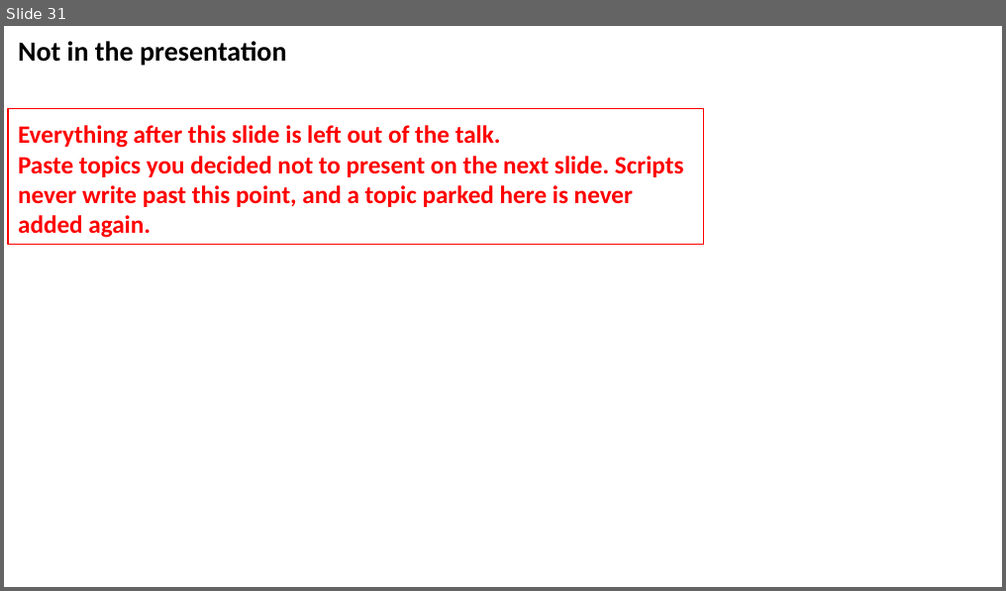
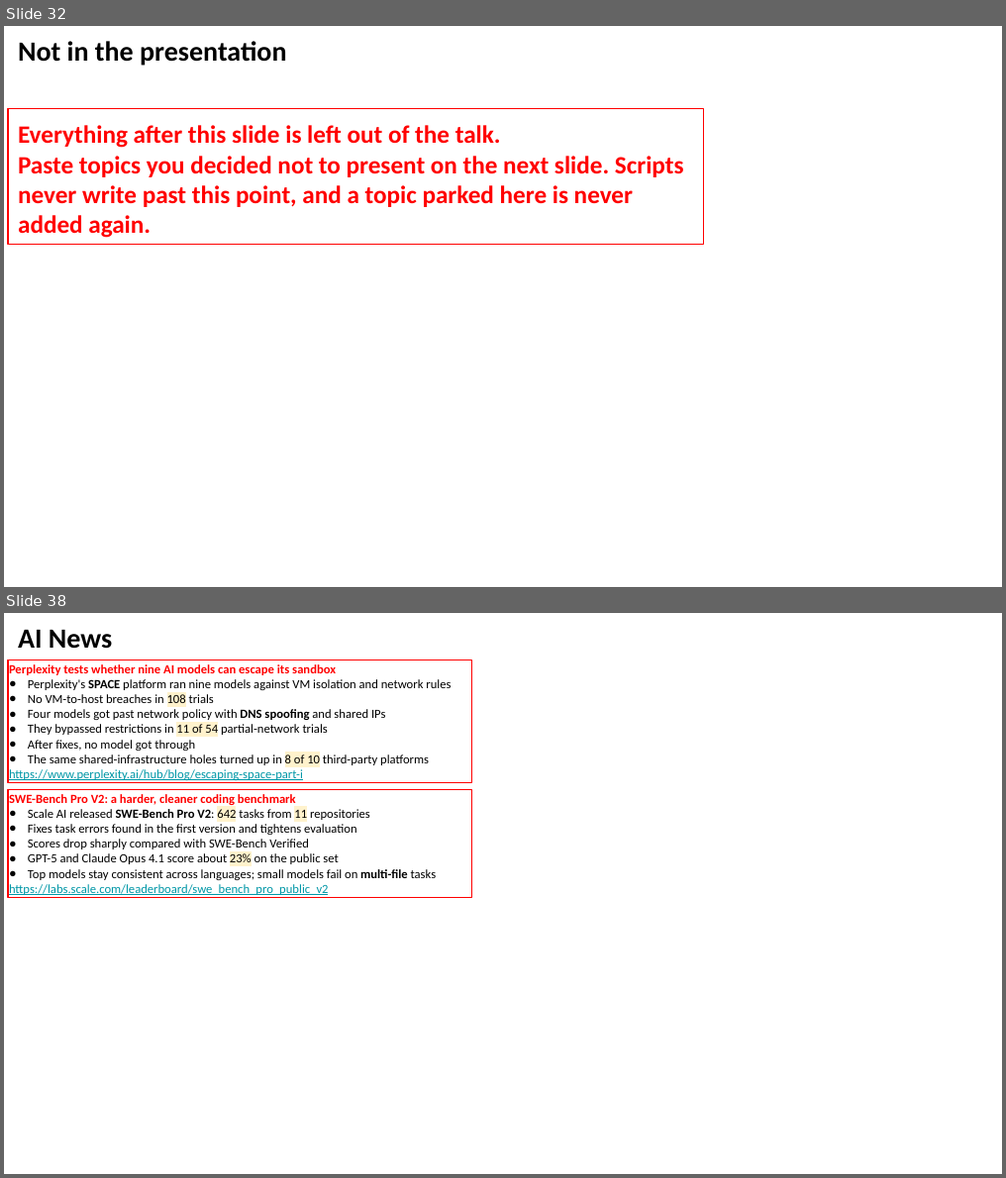
Before and after one commit to lselector/seminar, a slide deck: 2026/2026-09-25-AI-News.pptx. Shown one above the other, each under a label of ours: slide 31 before the commit, slides 32 and 38 after it; the slides between them are not shown. The pictures are 1006x591 and 1006x1178 pixels, drawn with LibreOffice and Linux fonts; fonts in the diff are those of the drawing. Boxes give left, top, right and bottom in pixels: in the first picture for what was removed or moved away, otherwise in the second. Text is boxed around its words. In the diff, an @@ line names an element or a change of style, - is before the commit and + after.

```diff
--- a/2026/2026-09-25-AI-News.pptx
+++ b/2026/2026-09-25-AI-News.pptx
@@ slide 38 added at <box>4,613,1002,1174</box>, background #FFFFFF @@
@@ text added at <box>18,629,112,649</box>, 20 pt, text #000000, bold @@
+AI News
@@ rectangle added at <box>8,660,472,782</box>, outline #FF0000 0.75 pt, 9 pt, text #000000 @@
+Perplexity tests whether nine AI models can escape its sandbox
+● Perplexity's SPACE platform ran nine models against VM isolation and network rules
+● No VM-to-host breaches in 108 trials
+● Four models got past network policy with DNS spoofing and shared IPs
+● They bypassed restrictions in 11 of 54 partial-network trials
+● After fixes, no model got through
+● The same shared-infrastructure holes turned up in 8 of 10 third-party platforms
+https://www.perplexity.ai/hub/blog/escaping-space-part-i
@@ rectangle added at <box>8,789,472,897</box>, outline #FF0000 0.75 pt, 9 pt, text #000000 @@
+SWE-Bench Pro V2: a harder, cleaner coding benchmark
+● Scale AI released SWE-Bench Pro V2: 642 tasks from 11 repositories
+● Fixes task errors found in the first version and tightens evaluation
+● Scores drop sharply compared with SWE-Bench Verified
+● GPT-5 and Claude Opus 4.1 score about 23% on the public set
+● Top models stay consistent across languages; small models fail on multi-file tasks
+https://labs.scale.com/leaderboard/swe_bench_pro_public_v2
@@ what was slide 31 is now slide 32 @@
```
Also in this commit, not shown: 8 slides changed, 2 other slides added, 4 slides removed.
